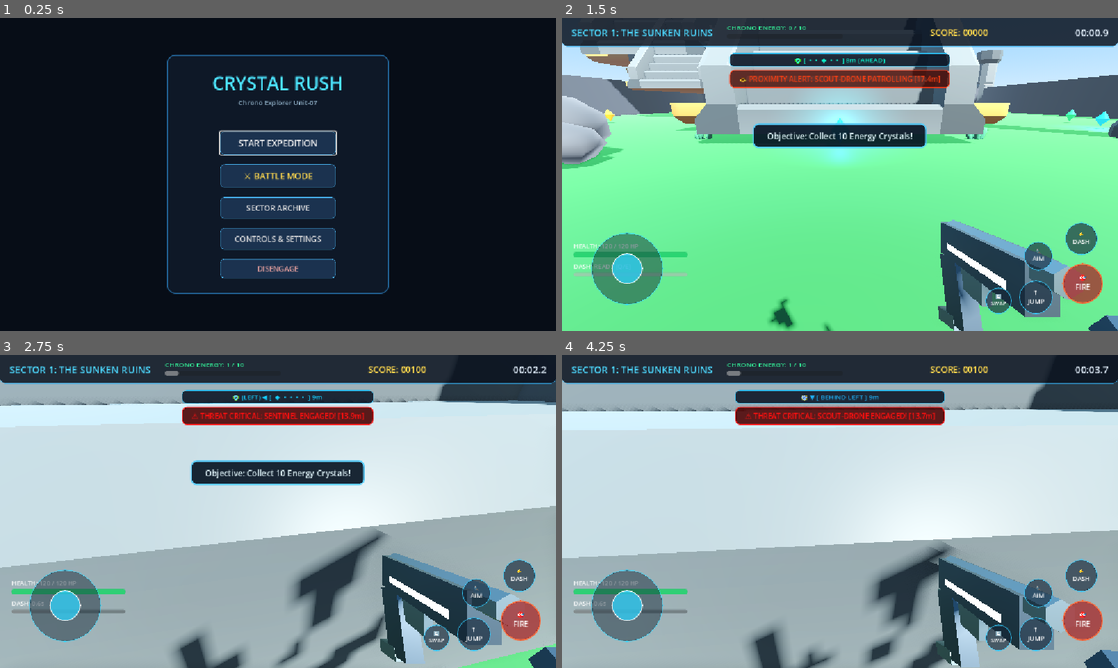
Above: before the commit, frames 1-4 (two rows, left to right).
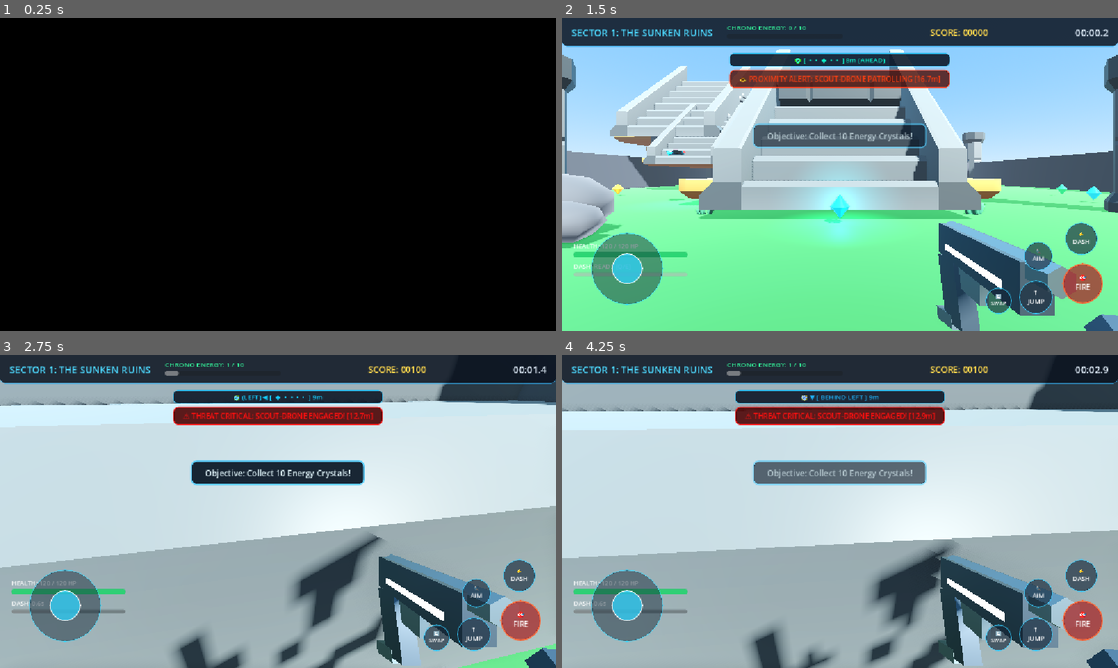
Above: after the commit, the same moments.

Repository: 12Ahm-webSite/test-mcp
Game: Godot game, scene res://ui/intro_video.tscn
Two runs of this game, one before a commit and one after it. Both use one fixed random seed, a clock stepped at 60 frames per second and the inputs below. Before the commit the project starts from res://ui/main_menu.tscn. Video files are missing from this copy of the repository; at most half a second of black plays in their place.
Inputs (mouse positions are in pixels of both pictures, inside the frame that each line leads up to):
- Up to frame 1 (0.25 s): no input
- Up to frame 2 (1.5 s): click (840, 143) at 0.5 s, where only the run before the commit has a clickable "START EXPEDITION"; click (840, 143) at 1.25 s, where only the run after the commit has a clickable "START EXPEDITION"
- Up to frame 3 (2.75 s): tap Enter at 2 s; move the mouse to (305, 511) at 2.02 s; hold W (move_forward) from 2.03 s (still down); tap Q (dash) at 2.1 s; click (305, 511) at 2.17 s; tap Space (jump) at 2.27 s
- Up to frame 4 (4.25 s): keep holding W (move_forward); move the mouse to (812, 511) at 2.77 s; tap Shift (sprint) at 2.85 s; click (812, 511) at 2.92 s; tap Space (jump) at 3.02 s; move the mouse to (851, 505) at 3.52 s; tap E at 3.6 s; click (851, 505) at 3.67 s

The runs differ from the first frame. In frame 1, 31% of the frame differs, in the area x 30-70%, y 11-89%; in frame 2, 54%, in the area x 0-100%, y 0-100%; in frame 3, 3.4%; in frame 4, 4.6%.

Commit message:
feat(intro): add startup intro video splash player with seamless skip transition to main menu

Diff:
--- a/project.godot
+++ b/project.godot
@@ -11,7 +11,7 @@
 [application]
 
 config/name="Crystal Rush"
-run/main_scene="res://ui/main_menu.tscn"
+run/main_scene="res://ui/intro_video.tscn"
 config/features=PackedStringArray("4.7", "Mobile")
 config/icon="res://icon.svg"
 
--- /dev/null
+++ b/ui/intro_video.gd
@@ -0,0 +1,65 @@
+extends Control
+
+@export var next_scene_path: String = "res://ui/main_menu.tscn"
+@export var fade_duration: float = 0.35
+
+@onready var video_player: VideoStreamPlayer = $VideoStreamPlayer
+@onready var skip_label: Label = $SkipLabel if has_node("SkipLabel") else null
+@onready var fade_rect: ColorRect = $FadeRect if has_node("FadeRect") else null
+
+var _is_transitioning: bool = false
+
+func _ready() -> void:
+	Input.mouse_mode = Input.MOUSE_MODE_VISIBLE
+
+	if fade_rect:
+		fade_rect.visible = true
+		fade_rect.modulate.a = 1.0
+		var t := create_tween()
+		t.tween_property(fade_rect, "modulate:a", 0.0, 0.4)
+
+	if video_player:
+		video_player.finished.connect(_on_video_finished)
+		call_deferred("_start_video")
+	else:
+		_transition_to_menu()
+
+	if skip_label:
+		skip_label.modulate.a = 0.0
+		var t_skip := create_tween()
+		t_skip.tween_interval(1.2)
+		t_skip.tween_property(skip_label, "modulate:a", 0.75, 0.6)
+
+func _start_video() -> void:
+	if video_player and not _is_transitioning:
+		video_player.play()
+
+func _input(event: InputEvent) -> void:
+	if _is_transitioning:
+		return
+	if event is InputEventKey and event.pressed and not event.echo:
+		_transition_to_menu()
+	elif event is InputEventMouseButton and event.pressed:
+		_transition_to_menu()
+	elif event is InputEventScreenTouch and event.pressed:
+		_transition_to_menu()
+
+func _on_video_finished() -> void:
+	_transition_to_menu()
+
+func _transition_to_menu() -> void:
+	if _is_transitioning:
+		return
+	_is_transitioning = true
+
+	if video_player and video_player.is_playing():
+		video_player.stop()
+
+	if fade_rect:
+		var t := create_tween()
+		t.tween_property(fade_rect, "modulate:a", 1.0, fade_duration)
+		t.tween_callback(func():
+			get_tree().change_scene_to_file(next_scene_path)
+		)
+	else:
+		get_tree().change_scene_to_file(next_scene_path)
--- /dev/null
+++ b/ui/intro_video.tscn
@@ -0,0 +1,62 @@
+[gd_scene load_steps=3 format=3]
+
+[ext_resource type="Script" path="res://ui/intro_video.gd" id="1_script"]
+[ext_resource type="VideoStream" path="res://assets/videos/intro.ogv" id="2_video"]
+
+[node name="IntroVideo" type="Control"]
+layout_mode = 3
+anchors_preset = 15
+anchor_right = 1.0
+anchor_bottom = 1.0
+grow_horizontal = 2
+grow_vertical = 2
+script = ExtResource("1_script")
+
+[node name="Background" type="ColorRect" parent="."]
+layout_mode = 1
+anchors_preset = 15
+anchor_right = 1.0
+anchor_bottom = 1.0
+grow_horizontal = 2
+grow_vertical = 2
+color = Color(0, 0, 0, 1)
+
+[node name="VideoStreamPlayer" type="VideoStreamPlayer" parent="."]
+layout_mode = 1
+anchors_preset = 15
+anchor_right = 1.0
+anchor_bottom = 1.0
+grow_horizontal = 2
+grow_vertical = 2
+stream = ExtResource("2_video")
+autoplay = true
+expand = true
+
+[node name="SkipLabel" type="Label" parent="."]
+layout_mode = 1
+anchors_preset = 3
+anchor_left = 1.0
+anchor_top = 1.0
+anchor_right = 1.0
+anchor_bottom = 1.0
+offset_left = -260.0
+offset_top = -45.0
+offset_right = -20.0
+offset_bottom = -15.0
+grow_horizontal = 0
+grow_vertical = 0
+theme_override_colors/font_color = Color(0.85, 0.9, 1, 0.75)
+theme_override_font_sizes/font_size = 14
+text = "Press any key or Tap to Skip ➔"
+horizontal_alignment = 2
+
+[node name="FadeRect" type="ColorRect" parent="."]
+visible = false
+layout_mode = 1
+anchors_preset = 15
+anchor_right = 1.0
+anchor_bottom = 1.0
+grow_horizontal = 2
+grow_vertical = 2
+mouse_filter = 2
+color = Color(0, 0, 0, 1)
Not shown, added: assets/videos/intro.ogv.uid
Not shown, changed: export_presets.cfg
Not shown, added: ui/intro_video.gd.uid
Not shown, added: assets/videos/intro.ogv
